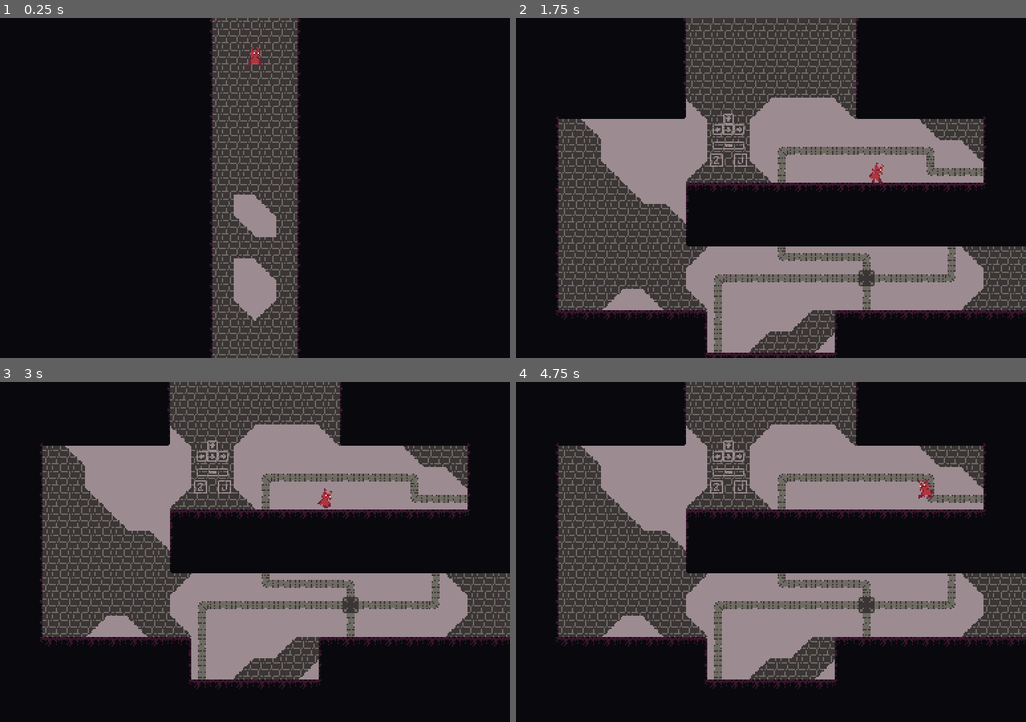
Above: before the commit, frames 1-4 (two rows, left to right).
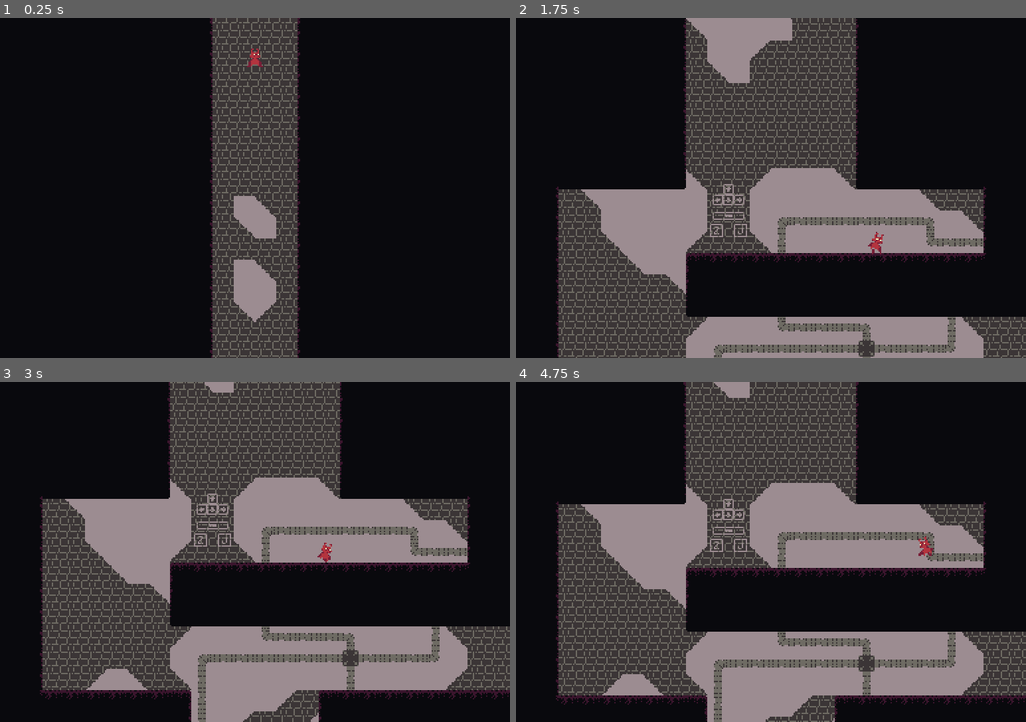
Above: after the commit, the same moments.

Repository: LordOfCheese1/project-hell
Game: Godot game, scene res://scenes/levels/00_hellgates.tscn
Same seed, same stepped clock (60 frames per second), same inputs: the game is played once before the commit and once after it. This scene is started directly instead of the project's main scene.
Inputs:
- Up to frame 1 (0.25 s): no input
- Up to frame 2 (1.75 s): hold E (grab) 0.53-1.28 s; hold D (right) from 0.53 s (still down); tap Space (jump) at 0.77, 1.52 s; tap E (grab) at 1.35 s
- Up to frame 3 (3 s): release D (right) at 2.03 s; hold A (left) 2.03-2.78 s; hold E (grab) 2.03-2.78 s; tap F (use_item) at 2.1 s; hold D (right) from 2.78 s (still down); tap E (grab) at 2.85 s
- Up to frame 4 (4.75 s): tap Space (jump) at 3.02, 3.77, 4.52 s; hold E (grab) 3.53-4.28 s; release D (right) at 4.28 s; hold A (left) from 4.28 s (still down); tap F (use_item) at 4.35 s; tap E (grab) at 4.55 s

The runs differ from the first frame. In frame 1, 5.0% of the frame differs, in the area x 41-59%, y 0-100%; in frame 2, 59%; in frame 3, 58%; in frame 4, 62%, in the area x 7-100%, y 0-100%.

Commit message:
Added "Stationary hand" enemy

Diff:
--- /dev/null
+++ b/autoloads/global_values.tscn
@@ -0,0 +1,6 @@
+[gd_scene load_steps=2 format=3 uid="uid://cqodagya3at3e"]
+
+[ext_resource type="Script" path="res://scripts/autoloads/global_values.gd" id="1_nawuu"]
+
+[node name="global_values" type="Node2D"]
+script = ExtResource("1_nawuu")
--- a/prefabs/entities/enemies/stationary_hand.tscn
+++ b/prefabs/entities/enemies/stationary_hand.tscn
@@ -1,6 +1,42 @@
-[gd_scene load_steps=2 format=3 uid="uid://c34s84tvv8odc"]
+[gd_scene load_steps=8 format=3 uid="uid://c34s84tvv8odc"]
 
 [ext_resource type="Script" path="res://scripts/entities/enemies/stationary_hand.gd" id="1_tqp3g"]
+[ext_resource type="Texture2D" uid="uid://cvmmhdj2tkg8t" path="res://textures/entities/hand/lower_arm.png" id="2_lrsg5"]
+[ext_resource type="Texture2D" uid="uid://cqwvkhogc2ogk" path="res://textures/entities/hand/upper_arm.png" id="3_365t1"]
+[ext_resource type="PackedScene" uid="uid://mj1c3xxottsc" path="res://prefabs/components/item_grab_area.tscn" id="4_30idu"]
+[ext_resource type="Texture2D" uid="uid://bji4iiq4yhkfe" path="res://textures/entities/hand/stationary_body.png" id="4_lplc8"]
+
+[sub_resource type="RectangleShape2D" id="RectangleShape2D_wtyx7"]
+size = Vector2(24, 10)
+
+[sub_resource type="CircleShape2D" id="CircleShape2D_3th23"]
+radius = 64.0
 
 [node name="stationary_hand" type="CharacterBody2D"]
 script = ExtResource("1_tqp3g")
+
+[node name="hand_parts" type="Node2D" parent="."]
+
+[node name="lower_arm" type="Sprite2D" parent="hand_parts"]
+texture = ExtResource("2_lrsg5")
+offset = Vector2(10, 0)
+
+[node name="upper_arm" type="Sprite2D" parent="hand_parts"]
+position = Vector2(28, 0)
+texture = ExtResource("3_365t1")
+offset = Vector2(6, 0)
+
+[node name="looker" type="Node2D" parent="."]
+
+[node name="body" type="Sprite2D" parent="."]
+position = Vector2(0, 4)
+texture = ExtResource("4_lplc8")
+
+[node name="CollisionShape2D" type="CollisionShape2D" parent="."]
+position = Vector2(0, 7)
+shape = SubResource("RectangleShape2D_wtyx7")
+
+[node name="item_grab_area" parent="." instance=ExtResource("4_30idu")]
+
+[node name="CollisionShape2D" type="CollisionShape2D" parent="item_grab_area"]
+shape = SubResource("CircleShape2D_3th23")
--- /dev/null
+++ b/prefabs/items/laser_hand.tscn
@@ -0,0 +1,20 @@
+[gd_scene load_steps=4 format=3 uid="uid://bd1culmdmnt3w"]
+
+[ext_resource type="Texture2D" uid="uid://cjwymcx3misak" path="res://textures/items/laser_hand.png" id="1_4l83u"]
+[ext_resource type="Script" path="res://scripts/items/laser_hand.gd" id="1_5ehp0"]
+
+[sub_resource type="RectangleShape2D" id="RectangleShape2D_dgfjs"]
+size = Vector2(11, 4)
+
+[node name="laser_hand" type="Area2D"]
+script = ExtResource("1_5ehp0")
+
+[node name="Sprite2D" type="Sprite2D" parent="."]
+texture = ExtResource("1_4l83u")
+offset = Vector2(4, 0)
+
+[node name="CollisionShape2D" type="CollisionShape2D" parent="."]
+position = Vector2(3.5, 0)
+shape = SubResource("RectangleShape2D_dgfjs")
+
+[connection signal="used" from="." to="." method="_on_used"]
--- a/prefabs/world/game_camera.tscn
+++ b/prefabs/world/game_camera.tscn
@@ -7,7 +7,6 @@
 
 [node name="game_camera" type="Camera2D"]
 position_smoothing_enabled = true
-position_smoothing_speed = 7.0
 script = ExtResource("1_r68ue")
 
 [node name="room_detect" type="Area2D" parent="."]
--- a/project.godot
+++ b/project.godot
@@ -14,6 +14,10 @@
 run/main_scene="res://scenes/testing.tscn"
 config/features=PackedStringArray("4.0", "GL Compatibility")
 config/icon="res://icon.svg"
+
+[autoload]
+
+gv="*res://autoloads/global_values.tscn"
 
 [display]
 
--- a/scenes/levels/00_hellgates.tscn
+++ b/scenes/levels/00_hellgates.tscn
@@ -7,6 +7,8 @@
 [ext_resource type="Texture2D" uid="uid://bjfx2asn44yol" path="res://textures/environment/decals/movement_graffiti.png" id="2_sfxfs"]
 [ext_resource type="PackedScene" uid="uid://c8d1xxb5mriec" path="res://prefabs/world/room_camera.tscn" id="4_wqekd"]
 [ext_resource type="PackedScene" uid="uid://b14gfsdlfvhmm" path="res://prefabs/items/dagger.tscn" id="4_xdqfv"]
+[ext_resource type="PackedScene" uid="uid://c34s84tvv8odc" path="res://prefabs/entities/enemies/stationary_hand.tscn" id="8_pl13o"]
+[ext_resource type="PackedScene" uid="uid://bd1culmdmnt3w" path="res://prefabs/items/laser_hand.tscn" id="9_8qi1i"]
 
 [node name="00_hellgates" type="Node2D"]
 
@@ -23,19 +25,14 @@
 layer_0/tile_data = PackedInt32Array(0, 65537, 1, 65535, 1, 1, 131071, 1, 1, 196607, 1, 1, 131072, 65537, 1, 196608, 65 …(24634 unchanged characters)…
 
 [node name="room_camera" parent="environment" instance=ExtResource("4_wqekd")]
-position = Vector2(192, 640)
-scale = Vector2(24, 16)
-size = Vector2(384, 256)
+position = Vector2(192, 384)
+scale = Vector2(24, 48)
+size = Vector2(384, 768)
 
-[node name="room_camera3" parent="environment" instance=ExtResource("4_wqekd")]
+[node name="room_camera2" parent="environment" instance=ExtResource("4_wqekd")]
 position = Vector2(768, 640)
 scale = Vector2(48, 16)
 size = Vector2(768, 256)
-
-[node name="room_camera2" parent="environment" instance=ExtResource("4_wqekd")]
-position = Vector2(192, 256)
-scale = Vector2(24, 32)
-size = Vector2(384, 512)
 
 [node name="game_camera" parent="." instance=ExtResource("1_htqok")]
 position = Vector2(192, 128)
@@ -47,7 +44,13 @@
 [node name="player" parent="entities" instance=ExtResource("2_1ot01")]
 position = Vector2(192, 8)
 
+[node name="stationary_hand" parent="entities" instance=ExtResource("8_pl13o")]
+position = Vector2(924, 740)
+
 [node name="items" type="Node2D" parent="."]
 
-[node name="dagger" parent="." instance=ExtResource("4_xdqfv")]
+[node name="dagger" parent="items" instance=ExtResource("4_xdqfv")]
 position = Vector2(686, 644)
+
+[node name="laser_hand" parent="items" instance=ExtResource("9_8qi1i")]
+position = Vector2(971, 736)
--- /dev/null
+++ b/scripts/autoloads/global_values.gd
@@ -0,0 +1,3 @@
+extends Node2D
+
+var player : Node
--- a/scripts/entities/enemies/stationary_hand.gd
+++ b/scripts/entities/enemies/stationary_hand.gd
@@ -1 +1,35 @@
-extends CharacterBody2D
+extends "res://scripts/classes/entity_class.gd"
+
+
+func _ready():
+	setup_entity(10.0, 1)
+
+
+func _physics_process(delta):
+
+	var prev_part : Node
+	for i in $hand_parts.get_children():
+		var prev_rot = i.rotation_degrees
+		if prev_part != null:
+			i.position = prev_part.transform.x * 28
+			if gv.player != null:
+				i.look_at(gv.player.position)
+		else:
+			i.look_at(Vector2(gv.player.position.x, gv.player.position.y - 64))
+		i.rotation_degrees = lerp(prev_rot, i.rotation_degrees, 0.1)
+
+		prev_part = i
+
+	for i in grabbed_items:
+		i.position = $hand_parts/upper_arm.global_position + $hand_parts/upper_arm.transform.x * 10
+		if gv.player != null:
+			i.look_at(gv.player.position)
+
+	if grabbed_items == []:
+		grab_item()
+
+
+func grab_item():
+	if $item_grab_area.items_in_range != []:
+		$item_grab_area.items_in_range[0].grab(self)
+		$item_grab_area.refresh()
--- a/scripts/entities/player/player.gd
+++ b/scripts/entities/player/player.gd
@@ -13,7 +13,9 @@
 
 
 func _ready():
+	gv.player = self
 	setup_entity(5.0, 2)
+	add_to_group("player")
 
 
 func _physics_process(delta):
--- /dev/null
+++ b/scripts/items/laser_hand.gd
@@ -0,0 +1,12 @@
+extends "res://scripts/classes/item_class.gd"
+
+func _ready():
+	setup_item(Vector2(0, 0))
+
+
+func _physics_process(delta):
+	item_update()
+
+
+func _on_used():
+	pass
Not shown: 1 places in scenes/levels/00_hellgates.tscn that only renumber resources
Binary file added: textures/entities/hand/lower_arm.png
Not shown, added: textures/entities/hand/lower_arm.png.import
Binary file added: textures/entities/hand/stationary_body.png
Not shown, added: textures/entities/hand/stationary_body.png.import
Binary file added: textures/entities/hand/upper_arm.png
Not shown, added: textures/entities/hand/upper_arm.png.import
Binary file added: textures/items/laser_hand.png
Not shown, added: textures/items/laser_hand.png.import
